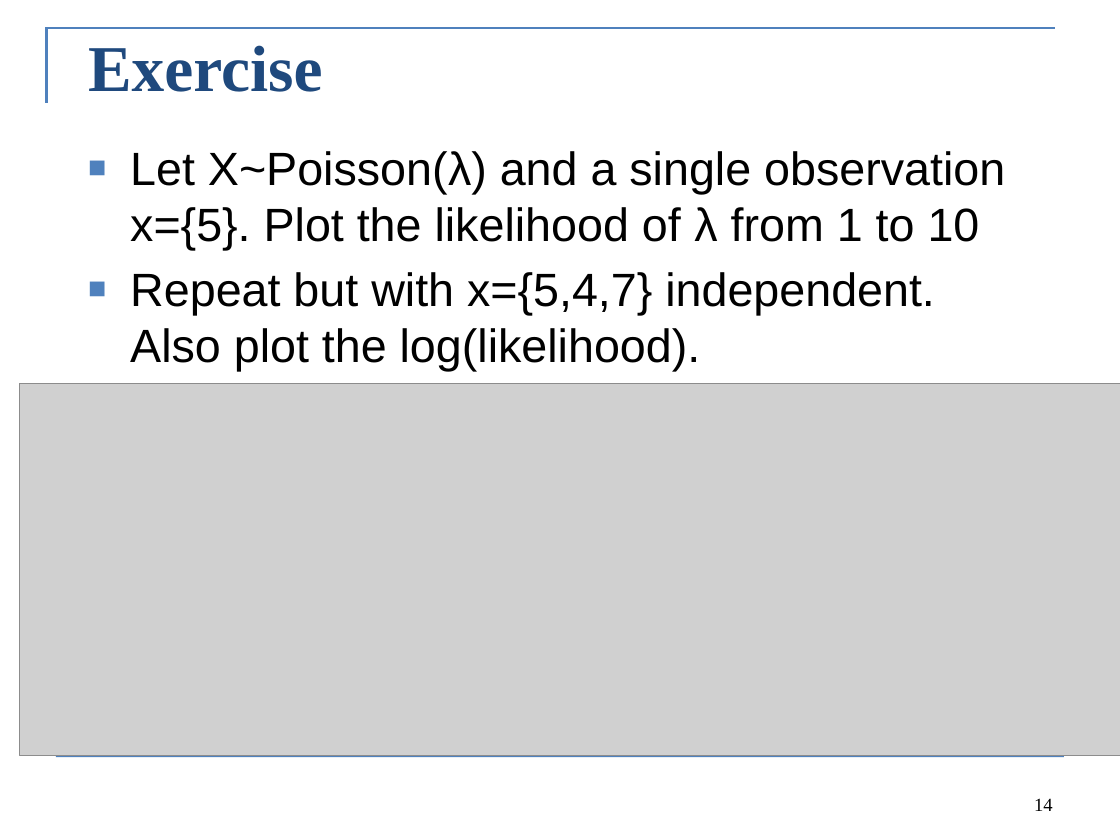
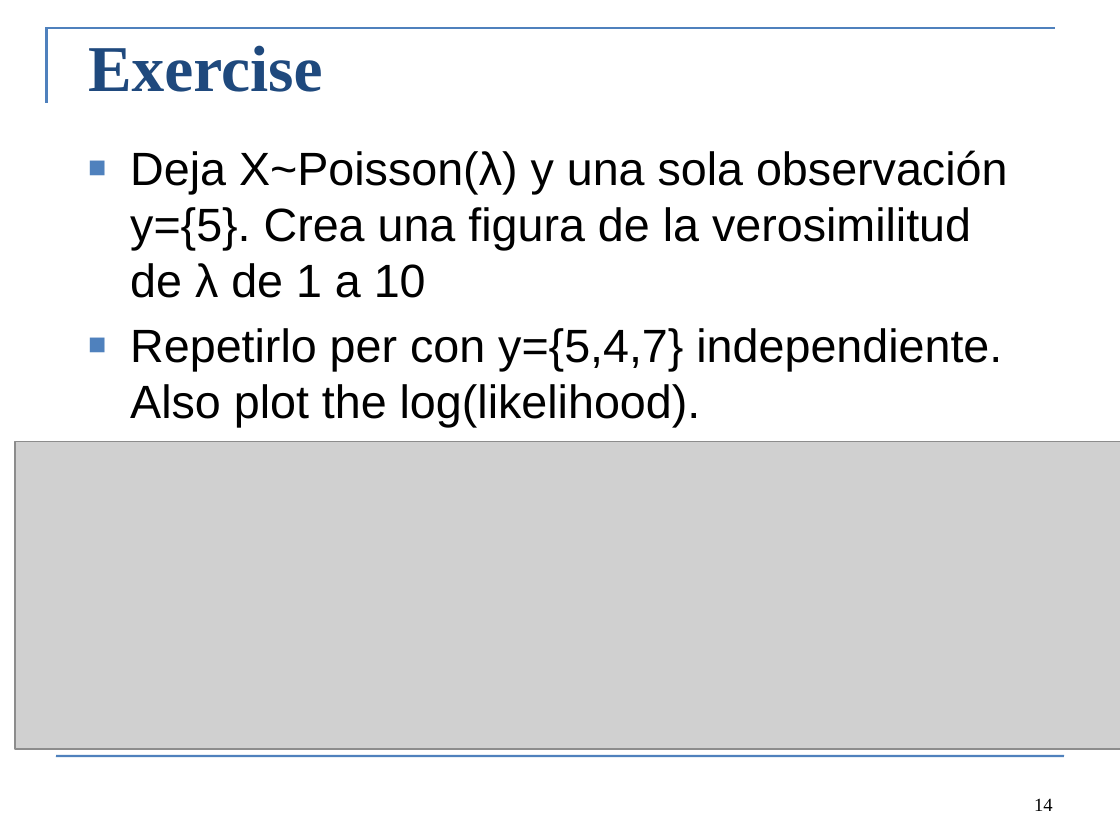
Before and after one commit to colemonnahan/bayes_workshop, a slide deck: slide 14 of dia2/lecture2_bayes.pptx. Drawn at 1120x840 pixels with LibreOffice and Linux fonts; fonts in the diff are those of the drawing; grey boxes stand for pictures. Boxes give left, top, right and bottom in pixels: in the first picture for what was removed or moved away, otherwise in the second. Text is boxed around its words. In the diff, an @@ line names an element or a change of style, - is before the commit and + after.

```diff
--- a/dia2/lecture2_bayes.pptx
+++ b/dia2/lecture2_bayes.pptx
@@ text at [130, 150, 1008, 427]: text changed @@
-■ Let X~Poisson(λ) and a single observation x={5}. Plot the likelihood of λ from 1 to 10
-■ Repeat but with x={5,4,7} independent. Also plot the log(likelihood).
+■ Deja X~Poisson(λ) y una sola observación y={5}. Crea una figura de la verosimilitud de λ de 1 a 10
+■ Repetirlo per con y={5,4,7} independiente. Also plot the log(likelihood).
@@ picture: place and size @@
-picture at [20, 384, 1120, 756]
+picture at [15, 441, 1120, 749]
```
Also in this commit, not shown: 18 other slides changed, 4 other files.
